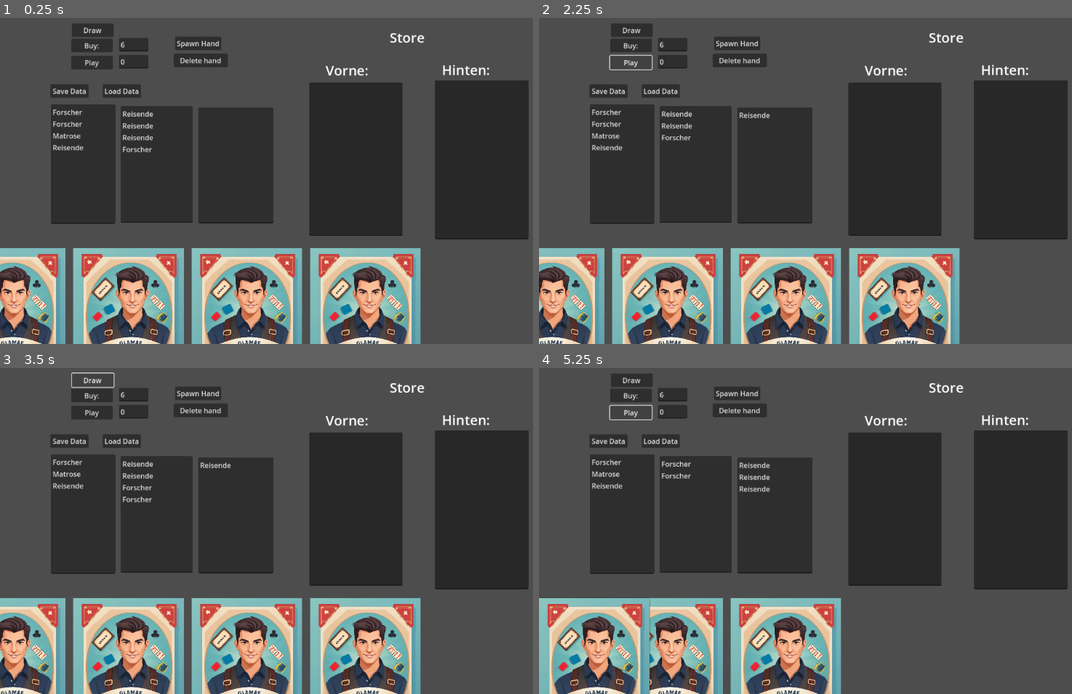
Above: before the commit, frames 1-4 (two rows, left to right).
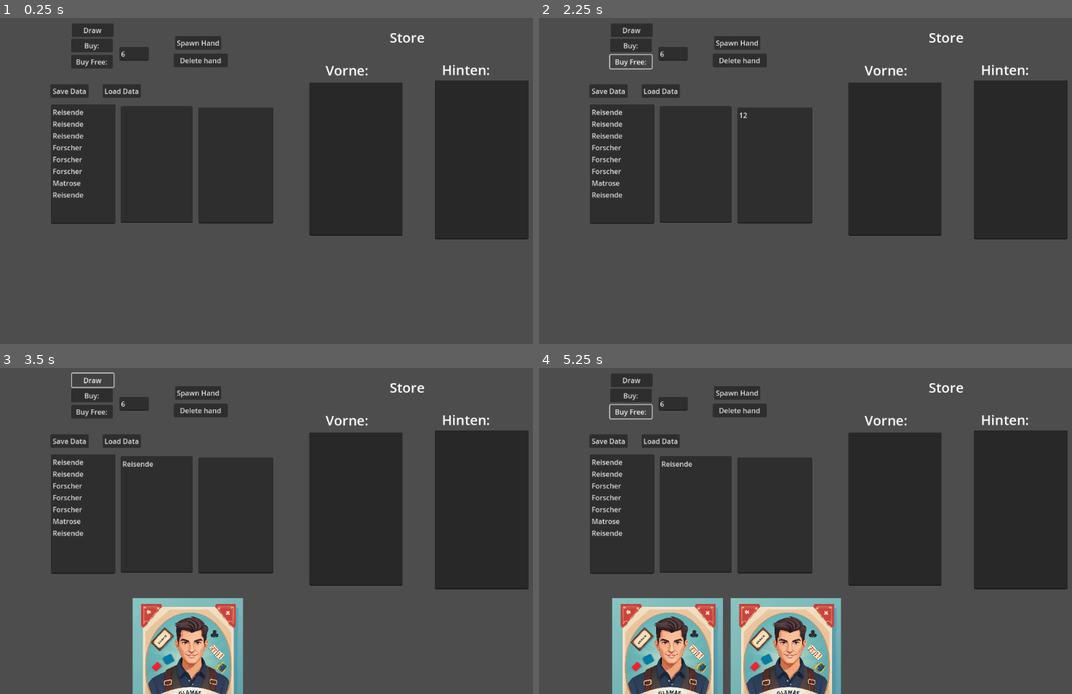
Above: after the commit, the same moments.

Repository: AdminL3/El-Dorado-Assistent
Game: Godot game, scene res://scenes/game.tscn
Two runs of this game, one before a commit and one after it. Both use one fixed random seed, a clock stepped at 60 frames per second and the inputs below.
Inputs (mouse positions are in pixels of both pictures, inside the frame that each line leads up to):
- Up to frame 1 (0.25 s): no input
- Up to frame 2 (2.25 s): click (773, 164) at 0.52 s; type "12" at 0.6 s; click "Buy:" at 1.25 s; click (629, 60) at 2 s, where only the run after the commit has a clickable "Buy Free:"
- Up to frame 3 (3.5 s): click "Draw" at 2.75 s
- Up to frame 4 (5.25 s): click "Spawn Hand" at 3.5 s; click (629, 413) at 4.25 s, where only the run before the commit has a clickable "Play"; click (629, 413) at 5 s, where only the run before the commit has a clickable "Play"

The runs differ from the first frame. In frame 1, 22% of the frame differs, in the area x 0-79%, y 6-100%; in frame 2, 22%; in frame 3, 22%; in frame 4, 6.5%.
Error before the commit: Invalid access of index '6' on a base object of type: 'Array'. (res://scripts/manager.gd:186)
Error after the commit: Invalid access of index '6' on a base object of type: 'Array'. (res://scripts/manager.gd:188)

Commit message:
spawning and context updates

Diff:
--- a/scenes/game.tscn
+++ b/scenes/game.tscn
@@ -44,12 +44,12 @@
 offset_bottom = 78.0
 text = "Buy:"
 
-[node name="Play" type="Button" parent="Buttons"]
+[node name="BuyFree" type="Button" parent="Buttons"]
 offset_left = 71.0
-offset_top = 86.0
+offset_top = 84.0
 offset_right = 166.0
-offset_bottom = 117.0
-text = "Play"
+offset_bottom = 115.0
+text = "Buy Free:"
 
 [node name="Draw" type="Button" parent="Buttons"]
 offset_left = 73.0
@@ -74,9 +74,9 @@
 
 [node name="Button" type="Button" parent="Buttons"]
 offset_left = 308.0
-offset_top = 42.0
+offset_top = 41.0
 offset_right = 413.0
-offset_bottom = 73.0
+offset_bottom = 72.0
 text = "Spawn Hand"
 
 [node name="Button3" type="Button" parent="Buttons"]
@@ -87,19 +87,11 @@
 text = "Delete hand"
 
 [node name="line" type="LineEdit" parent="."]
-offset_left = 180.0
-offset_top = 45.0
-offset_right = 247.063
-offset_bottom = 76.0
+offset_left = 181.0
+offset_top = 66.0
+offset_right = 248.063
+offset_bottom = 97.0
 text = "6"
-metadata/_edit_use_anchors_ = true
-
-[node name="line2" type="LineEdit" parent="."]
-offset_left = 180.0
-offset_top = 84.0
-offset_right = 247.063
-offset_bottom = 115.0
-text = "0"
 metadata/_edit_use_anchors_ = true
 
 [node name="Vorne" type="TextEdit" parent="."]
@@ -164,7 +156,7 @@
 shape = SubResource("RectangleShape2D_n5hgs")
 
 [connection signal="pressed" from="Buttons/Buy" to="." method="_on_buycard_0_pressed"]
-[connection signal="pressed" from="Buttons/Play" to="." method="testplay"]
+[connection signal="pressed" from="Buttons/BuyFree" to="." method="buycard_free"]
 [connection signal="pressed" from="Buttons/Draw" to="." method="draw"]
 [connection signal="pressed" from="Buttons/Load Data" to="." method="loaddata"]
 [connection signal="pressed" from="Buttons/Save Data" to="." method="savedata"]
--- a/scripts/manager.gd
+++ b/scripts/manager.gd
@@ -44,8 +44,8 @@
 	18 : 3,
 	19 : 5,
 	20 : 2
-
 }
+
 
 var hand = []
 var new = []
@@ -97,8 +97,6 @@
 		var card = startcards.pick_random()
 		new.append(card)
 		startcards.erase(card)
-	for i in 4:
-		draw()
 	_update_text()
 	update_display()
 
@@ -122,7 +120,7 @@
 			old.erase(card)
 		print(old)
 	_update_text()
-
+	update_display()
 
 
 func playcard(card):
@@ -132,7 +130,6 @@
 		print("played: "+ str(cards[card]))
 	else:
 		print("Dont have card")
-
 	_update_text()
 
 
@@ -165,15 +162,20 @@
 
 
 
-
-#shopcard is the buywant card in the shop
-func buycard(shopcard):
+func buycard_free():
+	buycard(int(line.text), true)
+
+
+	#shopcard is the buywant card in the shop
+func buycard(shopcard, free):
 	#is it a shopcard?
 	if shopcard > 2:
 		#its a card that can be bought
 
 		#money
 		var cardvalue = checkvalue()
+		if free:
+			cardvalue = 10
 		print("Card Value: " + str(cardvalue))
 
 		#enough money?
@@ -393,7 +395,8 @@
 
 
 
-
+		print(hand)
+		print(hand[i])
 		#set image
 		var sprite2d = card_1.get_node("Sprite2D")
 		var path = basicpath + str(hand[i])  + ".jpg" #str(hand[i])
@@ -419,12 +422,10 @@
 
 
 
-#testing
+
+
 @onready var line = $line
-@onready var line_2 = $line2
 
 
 func _on_buycard_0_pressed():
-	buycard(int(line.text))
-func testplay():
-	playcard(int(line_2.text))
+	buycard(int(line.text), false)
